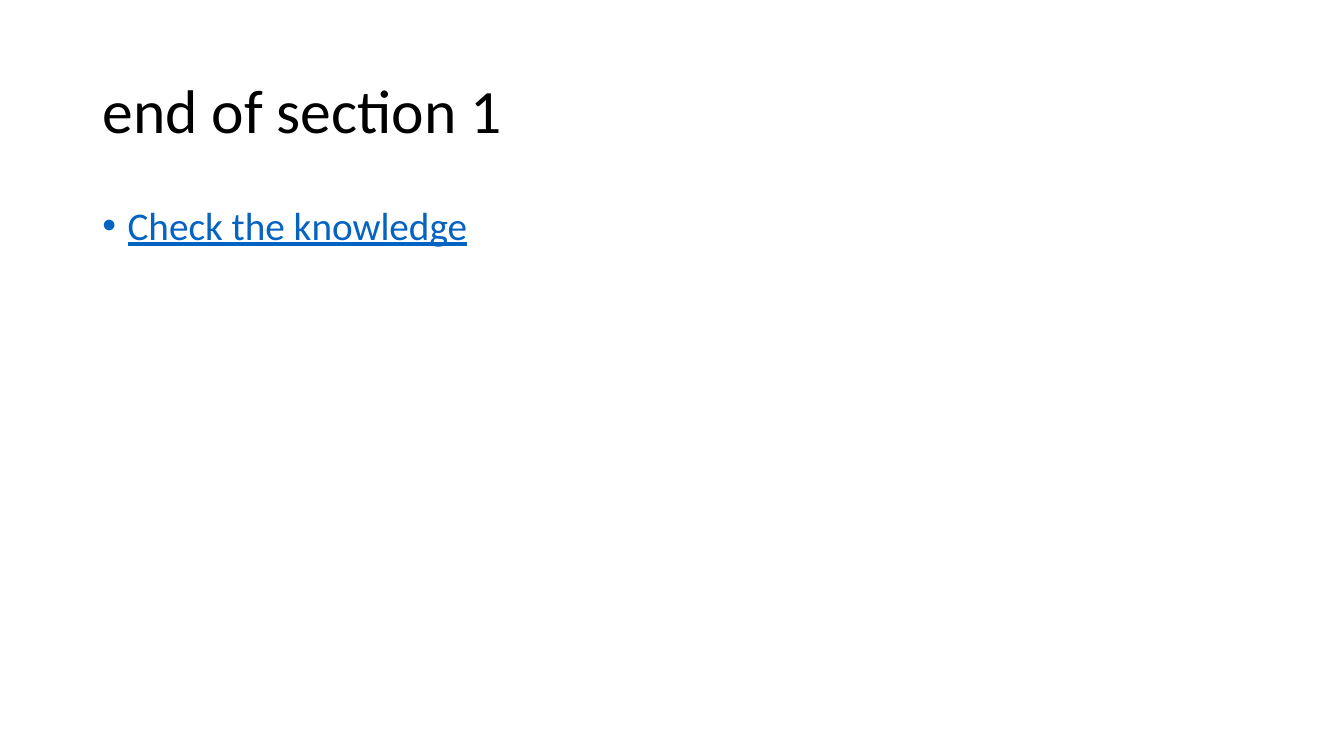
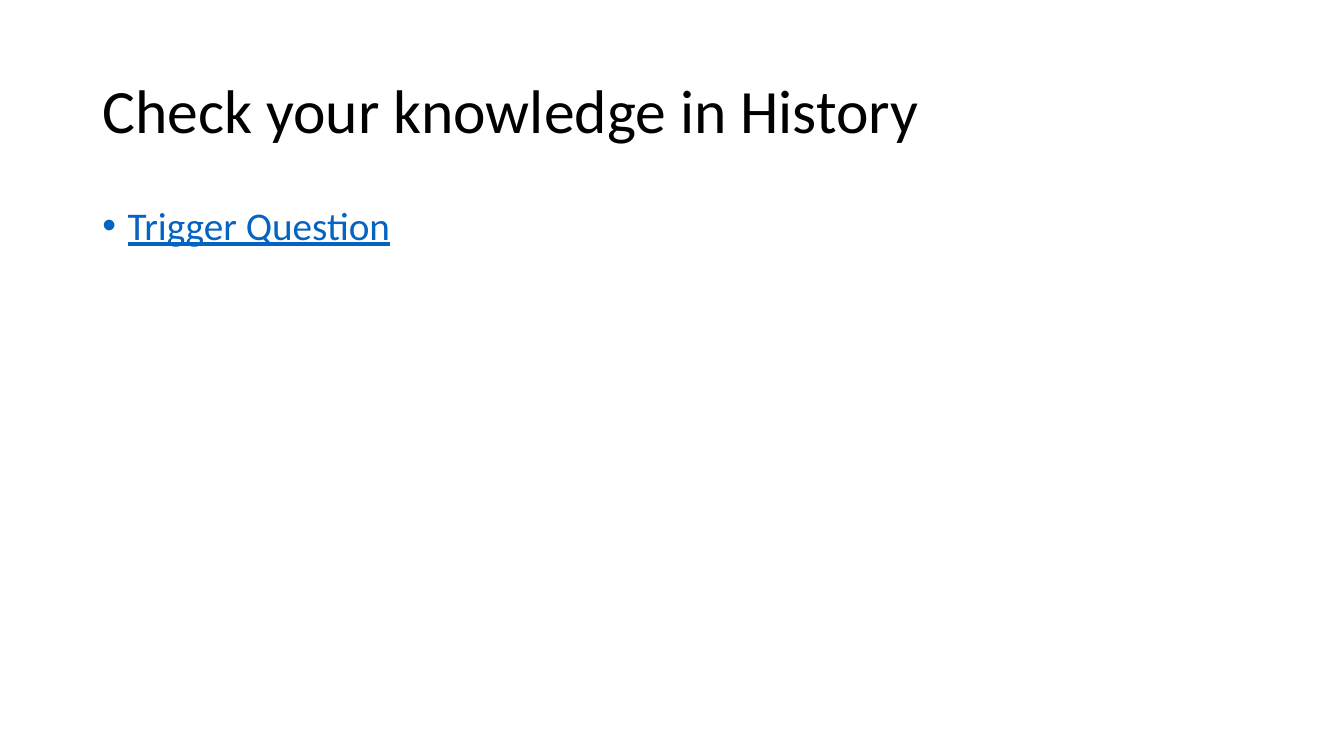
Before and after one commit to VladFernoaga/eduAssistant, a slide deck: slide 2 of documentation/trigerQuestionPresentation.pptx. Drawn at 1344x756 pixels with LibreOffice and Linux fonts; fonts in the diff are those of the drawing. Boxes give left, top, right and bottom in pixels: in the first picture for what was removed or moved away, otherwise in the second. Text is boxed around its words. In the diff, an @@ line names an element or a change of style, - is before the commit and + after.

```diff
--- a/documentation/trigerQuestionPresentation.pptx
+++ b/documentation/trigerQuestionPresentation.pptx
@@ title at bbox=[102, 90, 918, 144]: text changed @@
-end of section 1
+Check your knowledge in History
@@ text at bbox=[128, 213, 390, 247]: text changed @@
-• Check the knowledge
+• Trigger Question
```
Also in this commit, not shown: 5 slides added, 1 slide removed, 10 other files.
